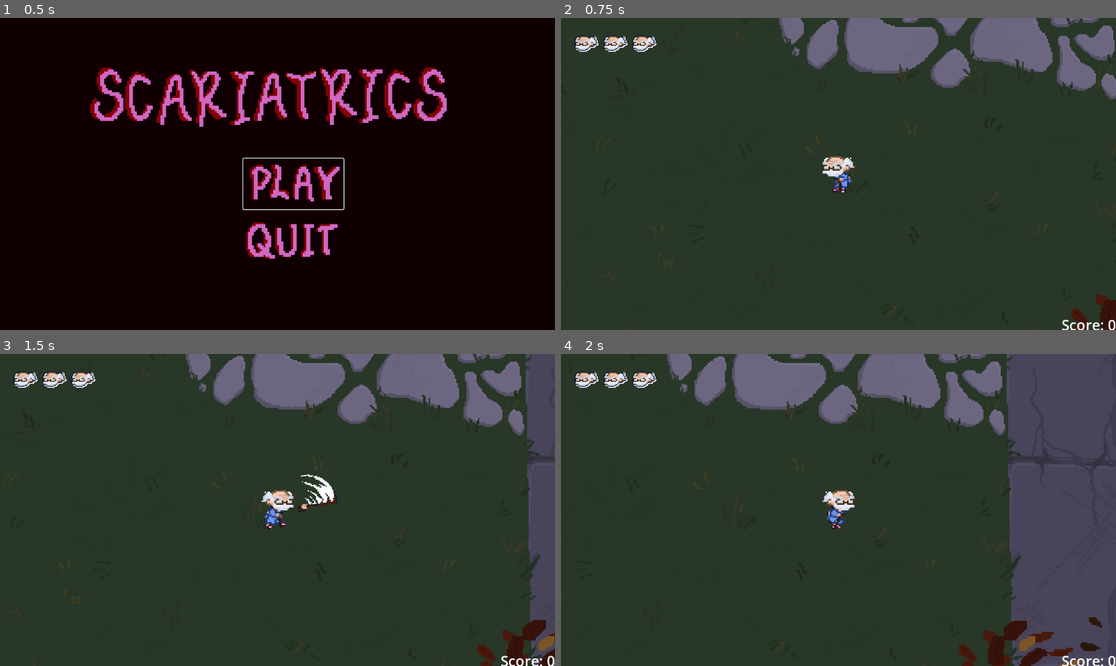
Above: before the commit, frames 1-4 (two rows, left to right).
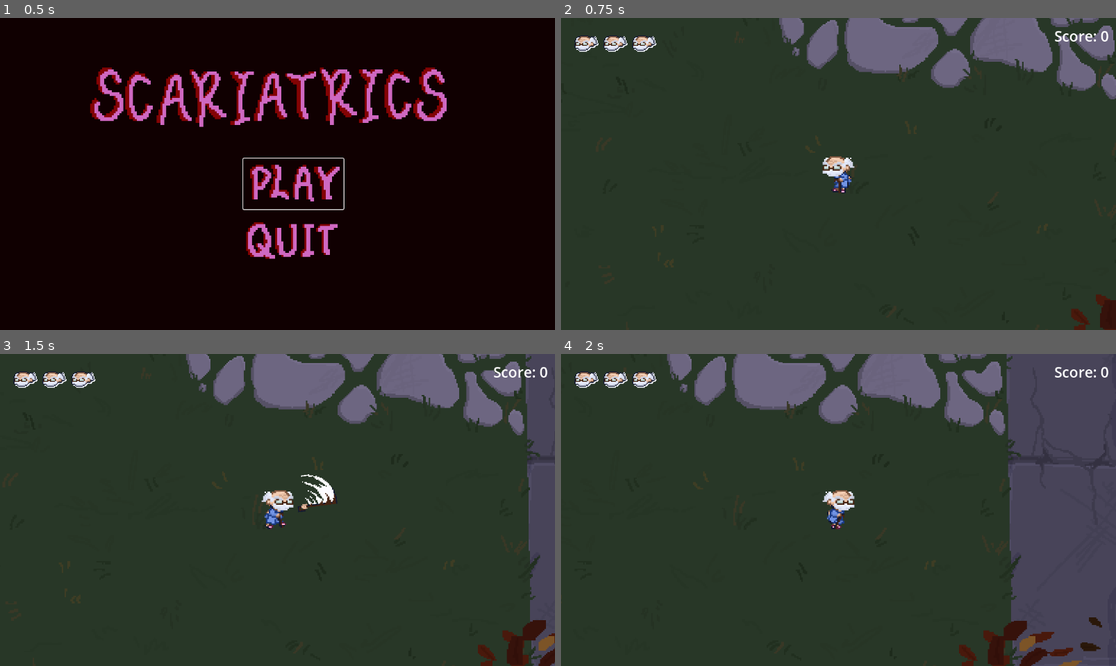
Above: after the commit, the same moments.

Repository: kschulz20/scream-jam-2024
Game: Godot game, scene res://src/UI/main_menu.tscn
The game is run twice, just before and just after one commit, with the same random seed, the same clock (stepped at 60 frames per second) and the same inputs. Sound files missing from this copy of the repository are replaced by a short silence.
Inputs (mouse positions are in pixels of both pictures, inside the frame that each line leads up to):
- Up to frame 1 (0.5 s): no input
- Up to frame 2 (0.75 s): click (855, 183) at 0.5 s
- Up to frame 3 (1.5 s): tap Enter (restart) at 1.25 s; move the mouse to (399, 494) at 1.27 s; hold D (move_right) from 1.28 s (still down); click (399, 494) at 1.35 s
- Up to frame 4 (2 s): keep holding D (move_right)

Frame 1 is identical in both runs. In frame 2, 0.3% of the frame differs, in the area x 88-100%, y 4-100%; in frame 3, 0.3%; in frame 4, 0.3%.

Commit message:
moved score to top right

Diff:
--- a/src/main.tscn
+++ b/src/main.tscn
@@ -202,15 +202,13 @@
 theme_override_font_sizes/font_size = 30
 
 [node name="HUD 2" type="MarginContainer" parent="UI"]
-anchors_preset = 3
+anchors_preset = 1
 anchor_left = 1.0
-anchor_top = 1.0
 anchor_right = 1.0
-anchor_bottom = 1.0
-offset_left = -40.0
-offset_top = -40.0
+offset_left = -128.0
+offset_right = -15.0
+offset_bottom = 48.0
 grow_horizontal = 0
-grow_vertical = 0
 script = ExtResource("7_p53ph")
 
 [node name="Score" type="Label" parent="UI/HUD 2"]
